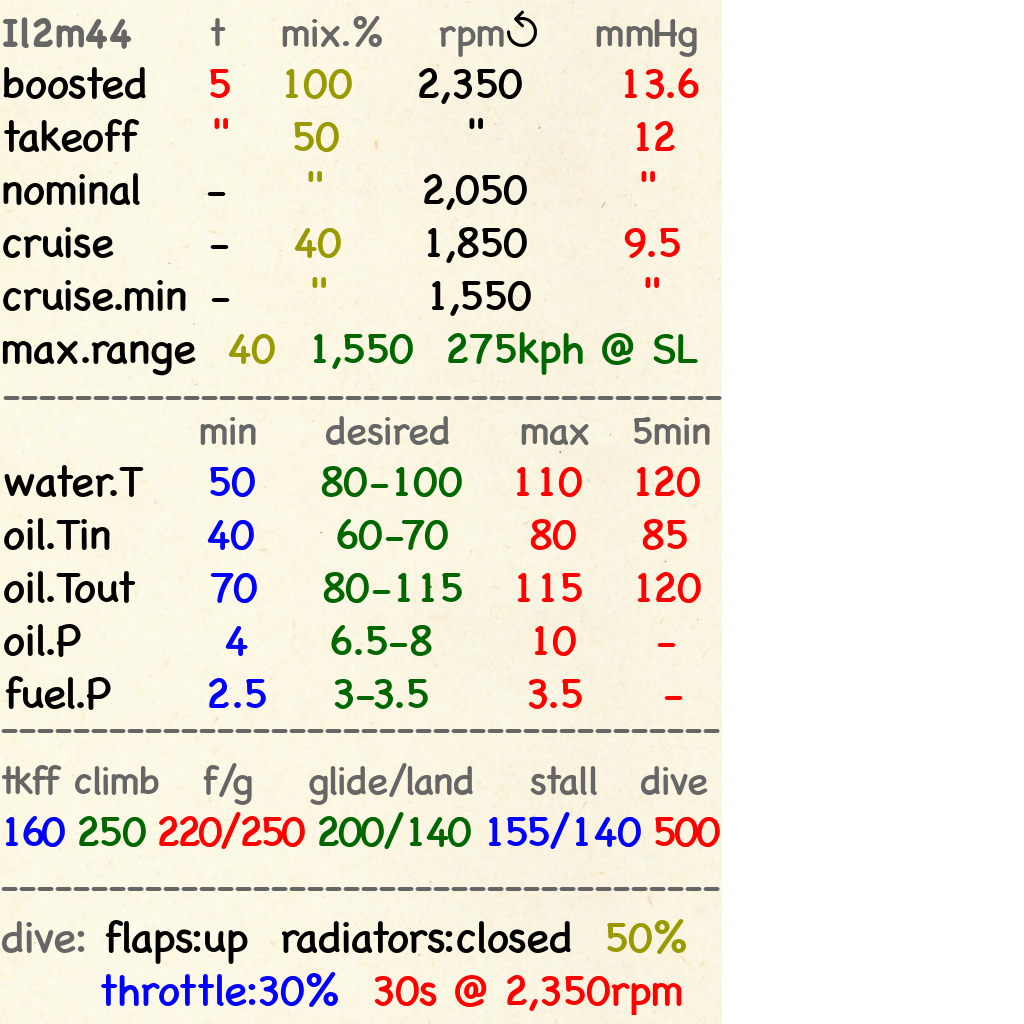
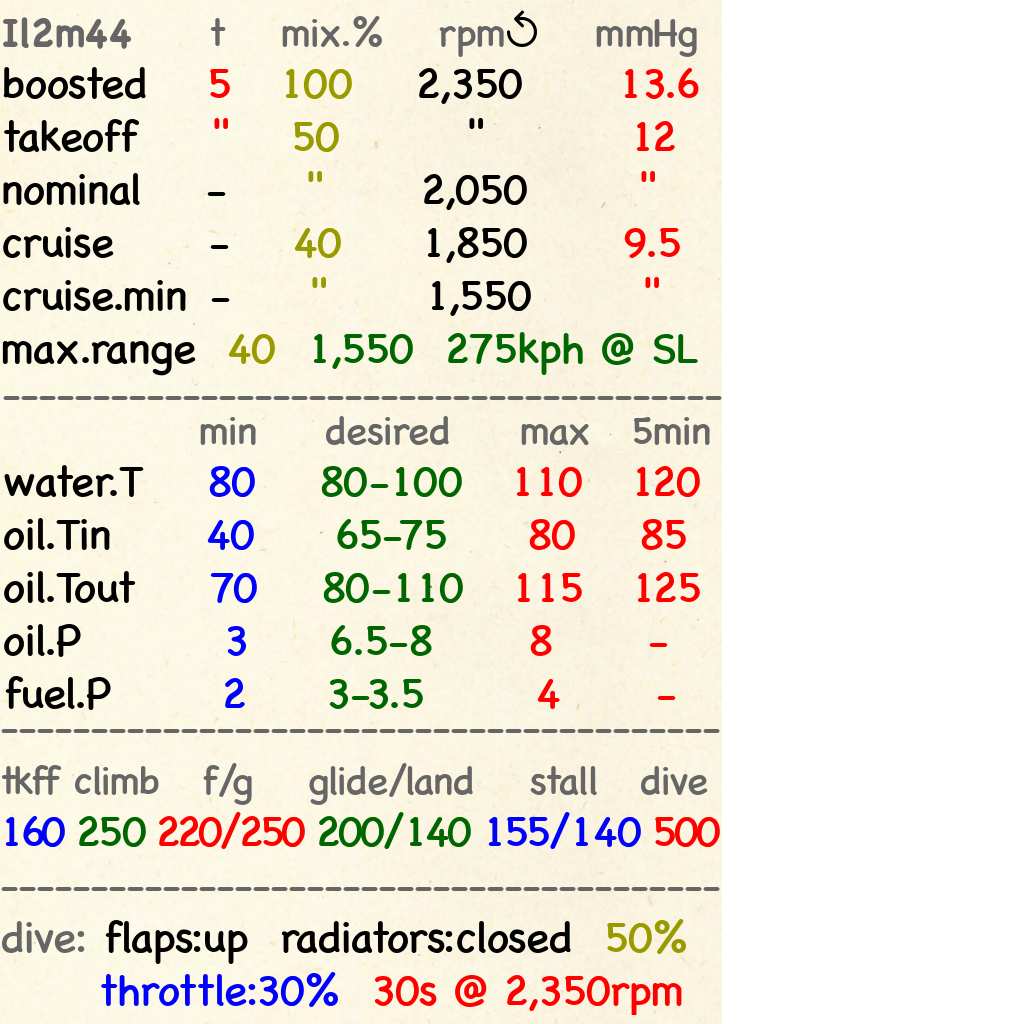
Revision of a layered 1024px x 1024px image; what changed, layer by layer:
painted on "min desired ..." over [209, 466, 701, 709]
